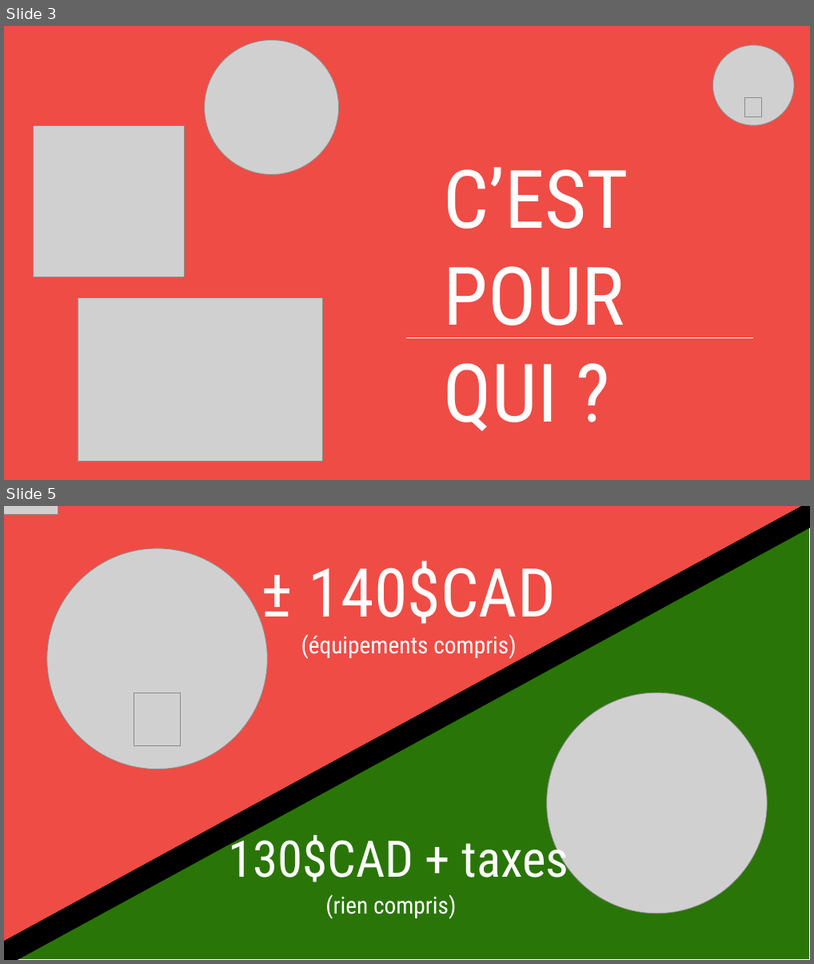
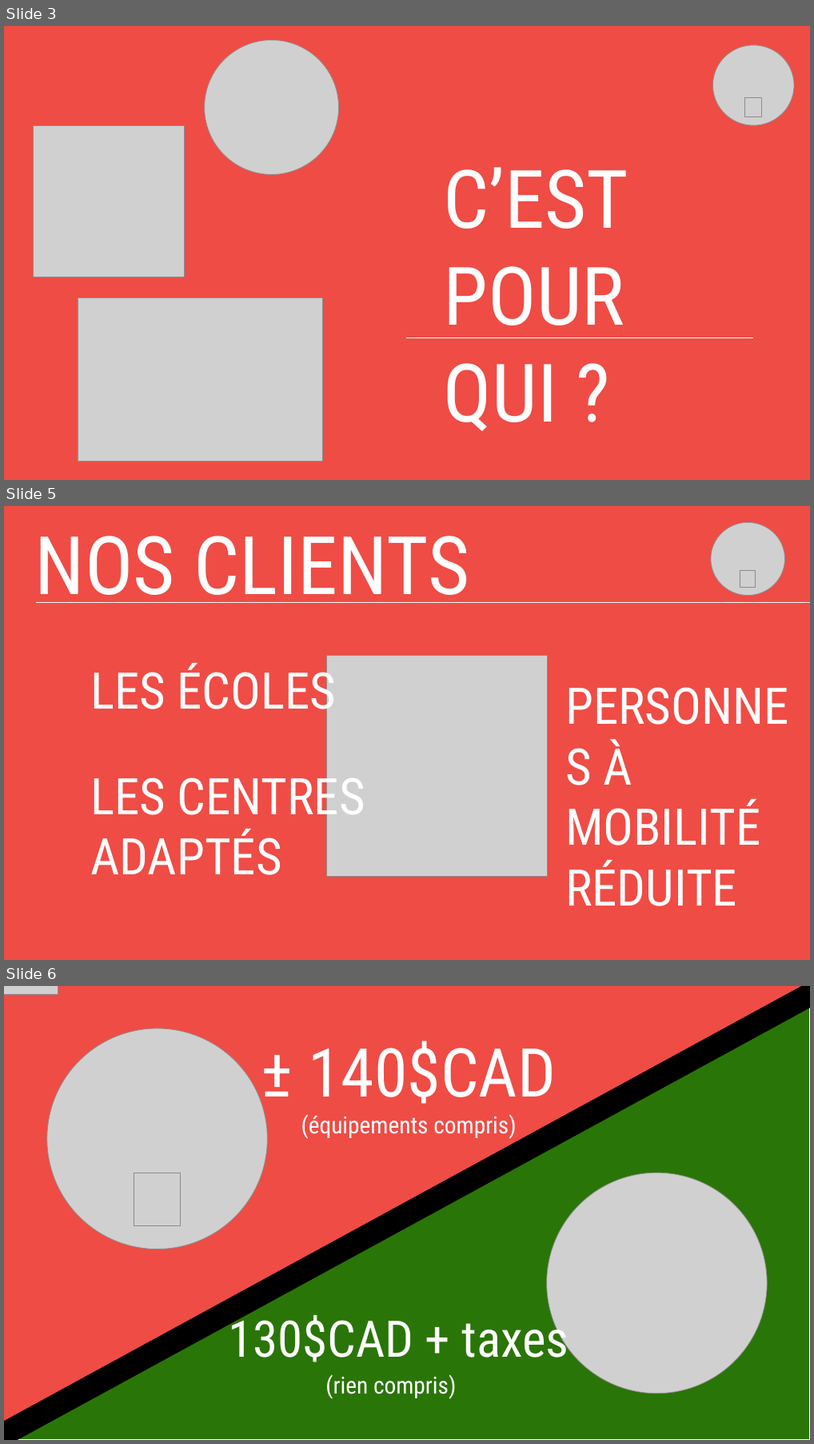
Before and after one commit to Savoie13/Manette_Adaptee, a slide deck: Documentation/Presentation_Projet.pptx. Shown one above the other, each under a label of ours: slides 3 and 5 before the commit, slides 3, 5 and 6 after it; the slides between them are not shown. The pictures are 814x964 and 814x1444 pixels, drawn with LibreOffice and Linux fonts; fonts in the diff are those of the drawing; grey boxes stand for pictures; background and template pictures are left out. Boxes give left, top, right and bottom in pixels: in the first picture for what was removed or moved away, otherwise in the second. Text is boxed around its words. In the diff, an @@ line names an element or a change of style, - is before the commit and + after.

```diff
--- a/Documentation/Presentation_Projet.pptx
+++ b/Documentation/Presentation_Projet.pptx
@@ slide 5 added at (4, 506, 810, 960), background #EF4C45 @@
@@ picture added at (711, 522, 786, 595) @@
@@ text added at (35, 536, 470, 603), 96 pt, text #FFFFFF @@
+NOS CLIENTS
@@ picture added at (741, 570, 757, 588) @@
@@ line added from (36, 602) to (810, 602), #FFFFFF 0.5 pt @@
@@ text added at (90, 663, 337, 721), 60 pt, text #FFFFFF @@
+LES ÉCOLES
@@ picture added at (327, 656, 547, 876) @@
@@ text added at (566, 739, 761, 906), 60 pt, text #FFFFFF @@
+PERSONNES À MOBILITÉ RÉDUITE
@@ text added at (90, 768, 366, 875), 60 pt, text #FFFFFF @@
+LES CENTRES ADAPTÉS
@@ right triangle added at (375, 840, 810, 960), fill #2A7507, outline #FFFFFF 1.5 pt @@
@@ what was slide 5 is now slide 6 @@
```
Also in this commit, not shown: 1 slide changed.
